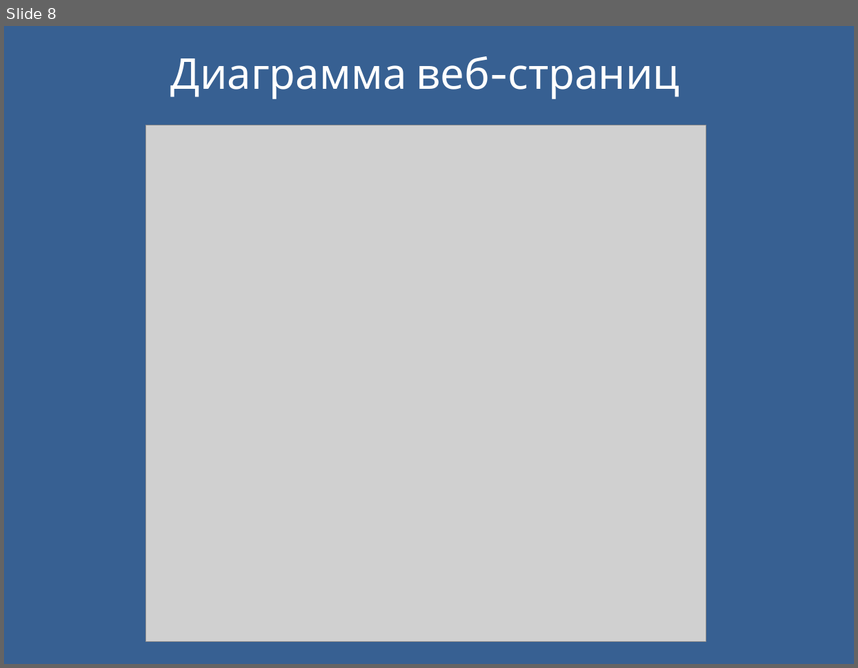
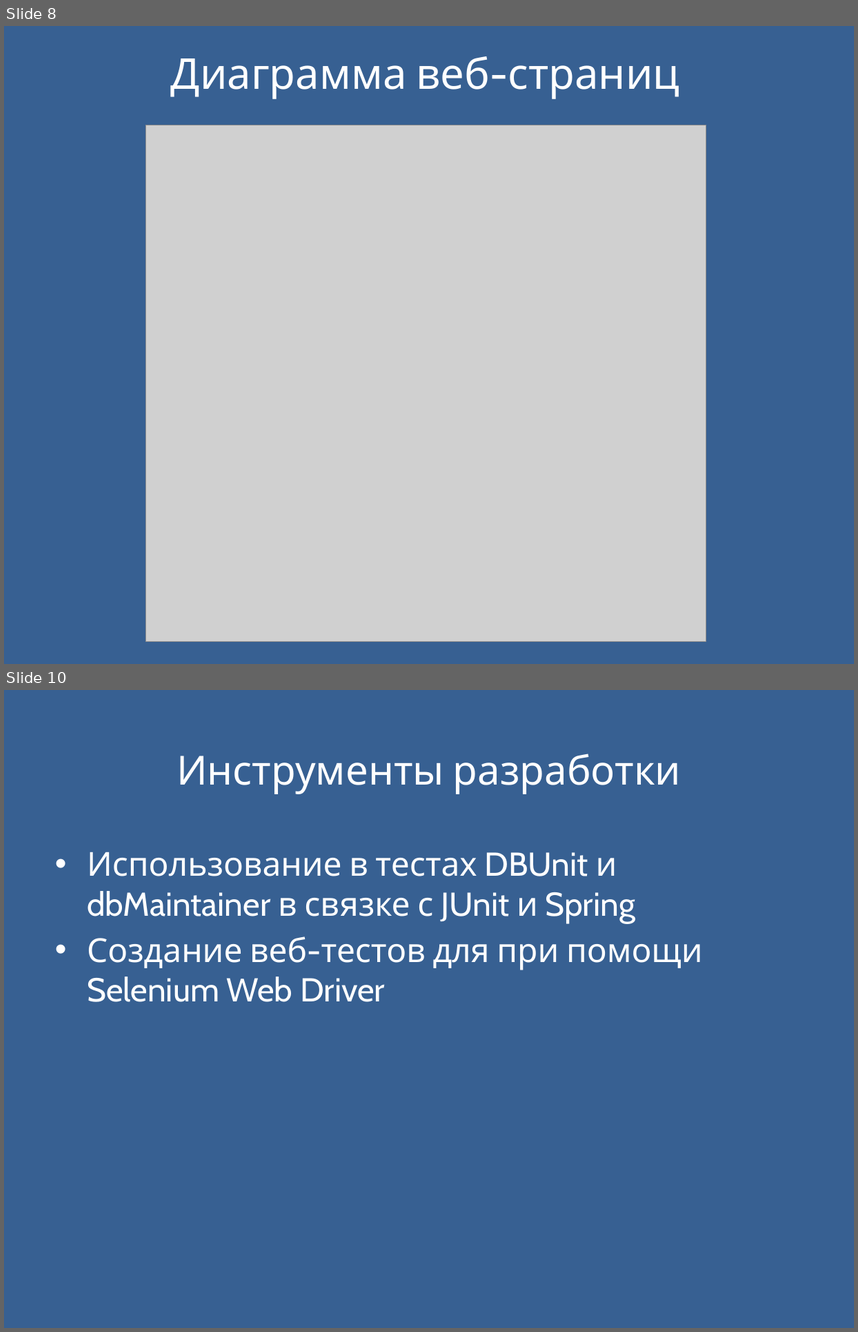
Before and after one commit to Storozhenko/quest, a slide deck: forms.pptx. Shown one above the other, each under a label of ours: slide 8 before the commit, slides 8 and 10 after it; the slides between them are not shown. The pictures are 858x668 and 858x1332 pixels, drawn with LibreOffice and Linux fonts; fonts in the diff are those of the drawing; grey boxes stand for pictures. Boxes give left, top, right and bottom in pixels: in the first picture for what was removed or moved away, otherwise in the second. Text is boxed around its words. In the diff, an @@ line names an element or a change of style, - is before the commit and + after.

```diff
--- a/forms.pptx
+++ b/forms.pptx
@@ slide 10 added at [4,690,854,1328], background #376092 @@
@@ title added at [176,753,681,794], 34 pt, text #FFFFFF @@
+Инструменты разработки
@@ text added at [87,852,703,1002], 28 pt, text #FFFFFF @@
+• Использование в тестах DBUnit и dbMaintainer в связке с JUnit и Spring
+• Создание веб-тестов для при помощи Selenium Web Driver
```
Also in this commit, not shown: 1 slide changed, 27 other files.
